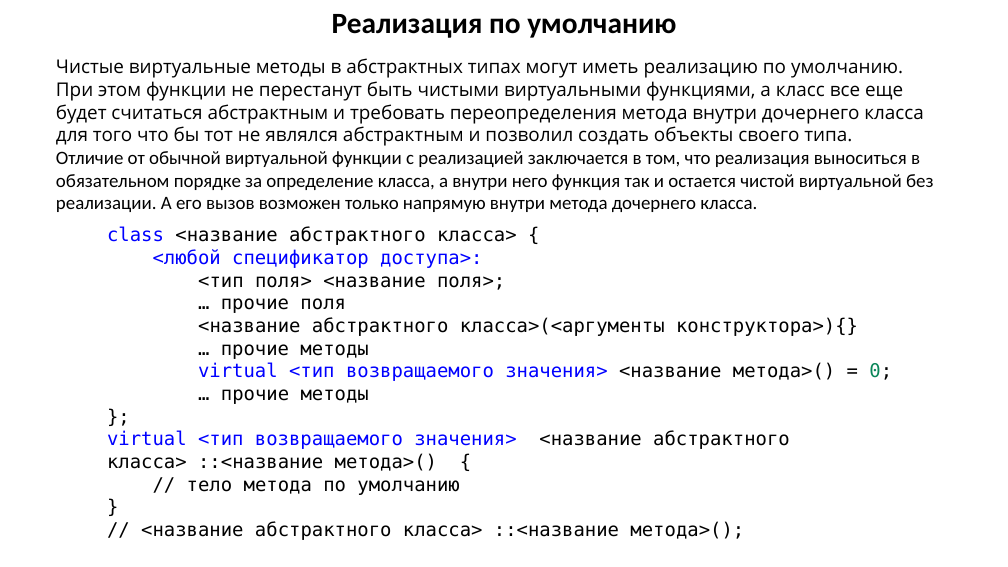
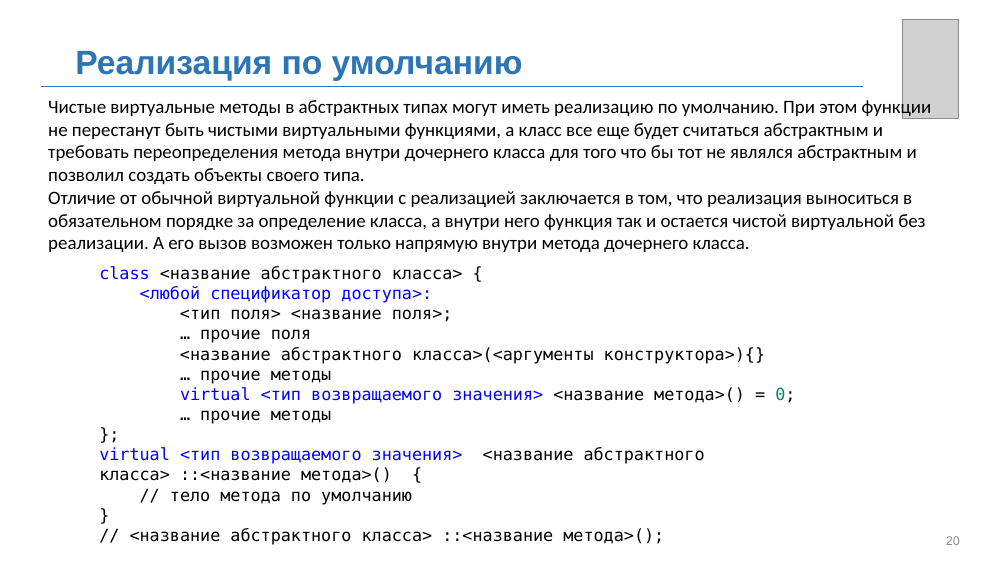
Before and after one commit to MUCTR-IKT-CPP/cpp_course, a slide deck: slide 20 of Лекции/2022/6/Абстрактные классы.pptx (slide 10 before the commit). Drawn at 1008x567 pixels with LibreOffice and Linux fonts; fonts in the diff are those of the drawing; grey boxes stand for pictures; background and template pictures are left out. Boxes give left, top, right and bottom in pixels: in the first picture for what was removed or moved away, otherwise in the second. Text is boxed around its words. In the diff, an @@ line names an element or a change of style, - is before the commit and + after.

```diff
--- a/Лекции/2022/6/Абстрактные классы.pptx
+++ b/Лекции/2022/6/Абстрактные классы.pptx
@@ picture added at (902,20,958,119) @@
@@ text "Реализация по умолчанию": place and size @@
-text "Реализация по умолчанию" at (332,14,676,38)
+text "Реализация по умолчанию" at (75,51,523,81)
@@ text "Реализация по умолчанию" at (75,51,523,81): size 28 to 32 pt, font Calibri to Arial, text colour #000000 to #2E75B6; alignment centre to left; vertical alignment top to middle @@
@@ line added from (41, 86) to (864, 86), #4472C4 0.5 pt @@
@@ text "Чистые виртуальные методы в абстрактных ...": place and size @@
-text "Чистые виртуальные методы в абстрактных ..." at (56,58,933,212)
+text "Чистые виртуальные методы в абстрактных ..." at (48,98,932,252)
@@ text at (48,98,932,184): font Open Sans to Calibri in "Чистые виртуальные методы в абстрактных типах могут ..." @@
@@ text "class <название абстрактного класса> {": place and size @@
-text "class <название абстрактного класса> {" at (107,226,892,540)
+text "class <название абстрактного класса> {" at (99,266,795,545)
@@ text "class <название абстрактного класса> {" at (99,266,795,545): size 18 to 16 pt @@
@@ page number added at (946,536,960,545), 12 pt, text #8C8C8C @@
+20
```
Also in this commit, not shown: 18 other slides changed, 10 slides added, 1 slide removed, 4 other files.
